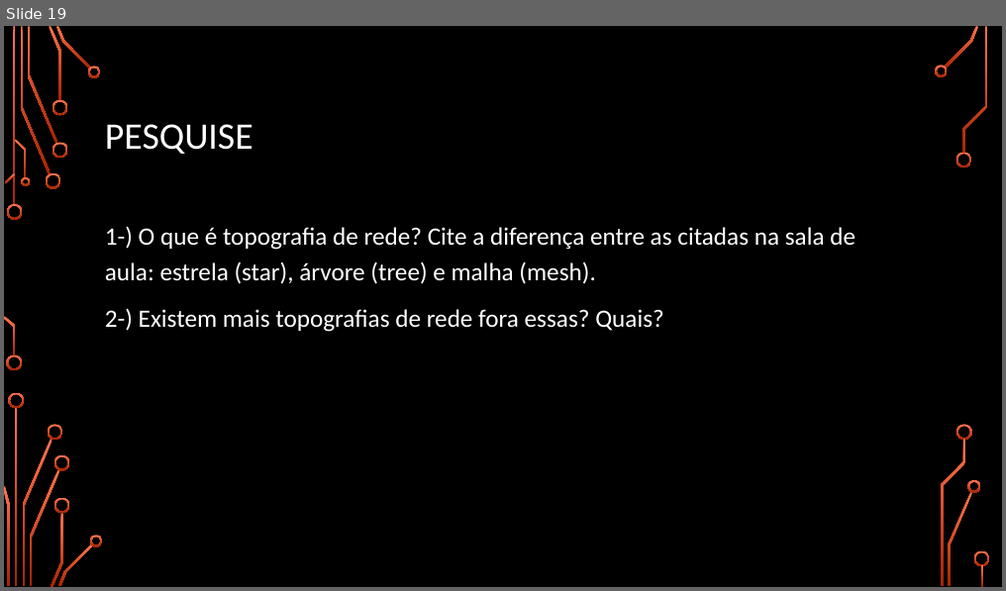
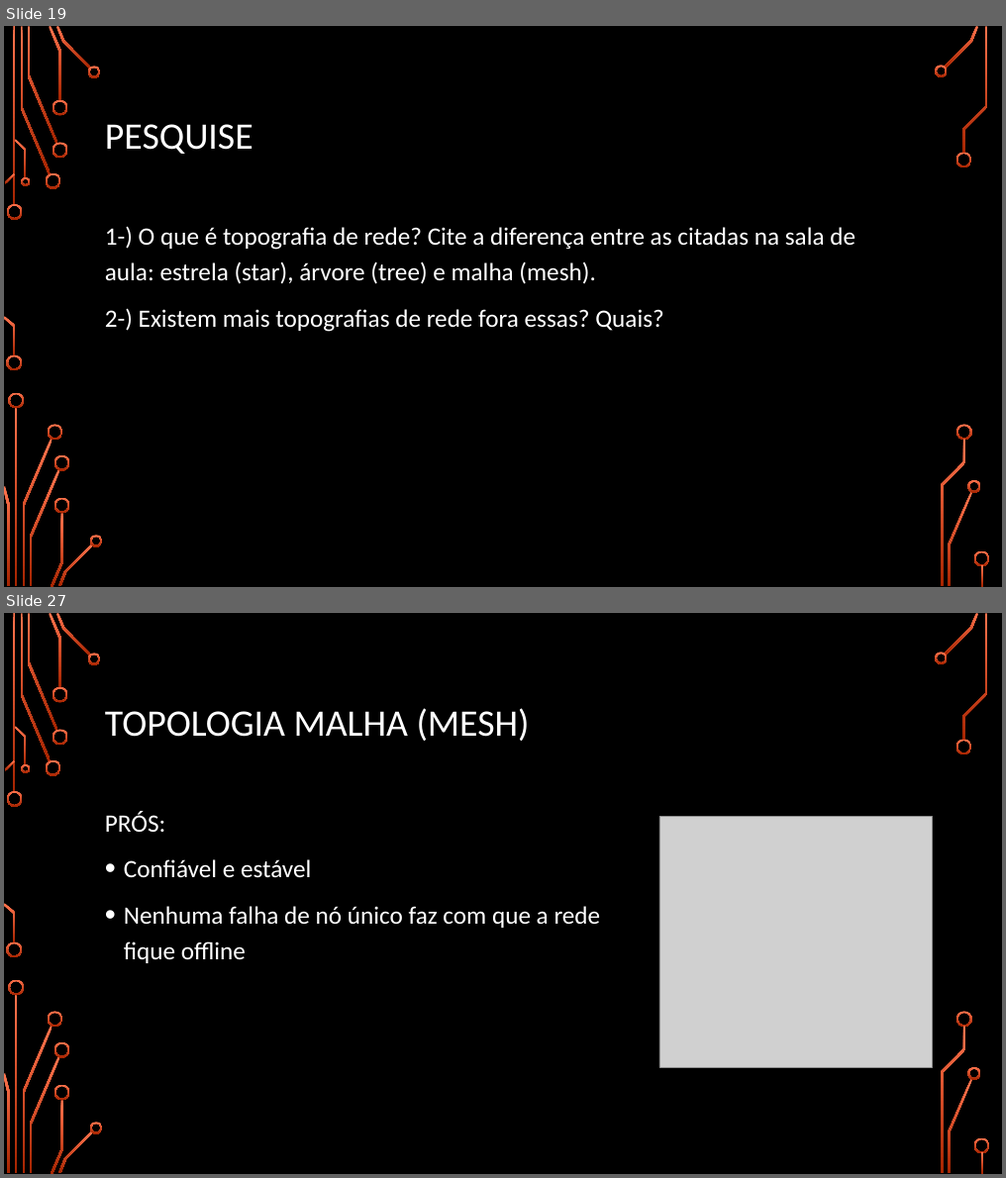
Before and after one commit to luisfernandospoljaric/SENAI2024, a slide deck: IoT 60h/Protocolos de comunicacao/ZigBee.pptx. Shown one above the other, each under a label of ours: slide 19 before the commit, slides 19 and 27 after it; the slides between them are not shown. The pictures are 1006x591 and 1006x1178 pixels, drawn with LibreOffice and Linux fonts; fonts in the diff are those of the drawing; grey boxes stand for pictures; background and template pictures are left out. Boxes give left, top, right and bottom in pixels: in the first picture for what was removed or moved away, otherwise in the second. Text is boxed around its words. In the diff, an @@ line names an element or a change of style, - is before the commit and + after.

```diff
--- a/IoT 60h/Protocolos de comunicacao/ZigBee.pptx
+++ b/IoT 60h/Protocolos de comunicacao/ZigBee.pptx
@@ slide 27 added at (x1=4, y1=613, x2=1002, y2=1174), background picture (left out); not listed: 36 template elements that a slide beside it also shows @@
@@ title added at (x1=105, y1=708, x2=530, y2=741), 36 pt, text #FFFFFF @@
+TOPOLOGIA MALHA (MESH)
@@ text added at (x1=105, y1=811, x2=601, y2=963), 24 pt, text #FFFFFF @@
+PRÓS:
+• Confiável e estável
+• Nenhuma falha de nó único faz com que a rede fique offline
@@ picture added at (x1=659, y1=817, x2=933, y2=1067) @@
```
Also in this commit, not shown: 8 other slides added.
